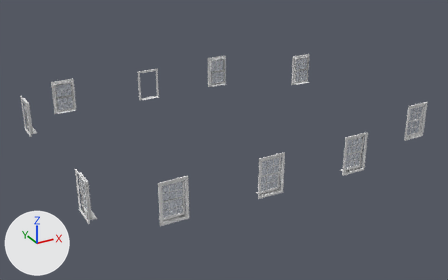
The glTF model na-project-portal/26-Projects/RB05__WestFarm/30__TrueVision__AppContent/DesignPhase01__ConceptDesign__Scheme-02/RB05__Storey__FirstFloor__ProposedWindows__MeshModel__.glb, before and after one commit.
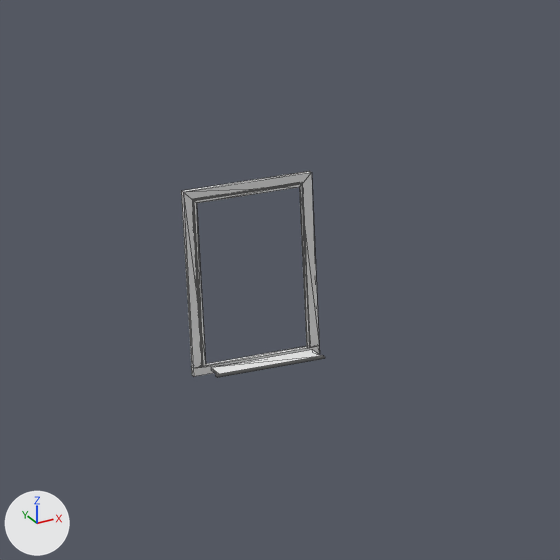
Old and new are each drawn whole from a 50 mm lens placed at (-2.35, -8.22, 19.24), pointed at (14.66, 22.71, 3.77) and again close up on the part from 24% to 44% of the width and 15% to 46% of the height. The lights are fixed; the arrows at lower left show +X, +Y and +Z. The last two pictures show the newer version. The close-ups show mesh edges as thin lines. Vertices at exactly the same position are counted once.

Before the edit, the objects in view are built like this:
```python
me_mesh_0_24__proposedbuilding__windows__default = bpy.data.meshes.new('Mesh_0_24__ProposedBuilding__Windows::Default')
me_mesh_0_24__proposedbuilding__windows__default.from_pydata(...)  # 542 vertices, 956 faces; spans x 12.39..25.49, y 16.84..31.06, z 4.0..6.24
me_mesh_0_24__proposedbuilding__windows__default.materials.append(mat_default)  # white #e7e7e7
ob_24__proposedbuilding__windows__default = bpy.data.objects.new('24__ProposedBuilding__Windows::Default', me_mesh_0_24__proposedbuilding__windows__default)
ob_24__proposedbuilding__windows__default.location = (0.0, 0.0, 0.0)
```
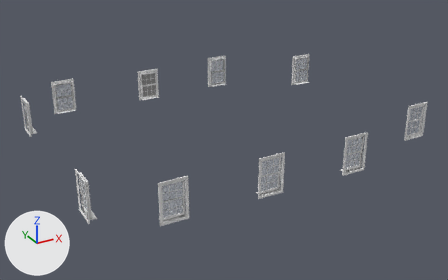
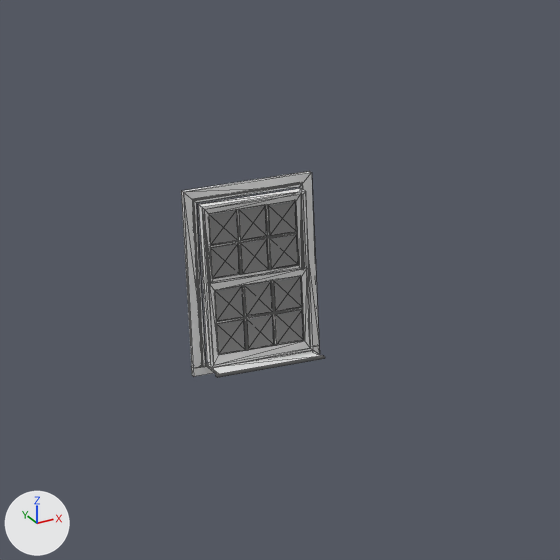
Boxes (x1, y1, x2, y2) around the edits, measured in the close-ups (560 x 560 px):
'24__ProposedBuilding__Windows::MAT101__Glass__ClearDefault1', added: after (209, 201, 304, 355)
part 1 of me_mesh_0_24__proposedbuilding__windows__default, added: after (205, 195, 305, 283)
part 2 of me_mesh_0_24__proposedbuilding__windows__default, added: after (217, 281, 303, 350)
part 3 of me_mesh_0_24__proposedbuilding__windows__default, added: after (211, 205, 297, 275)
part 4 of me_mesh_0_24__proposedbuilding__windows__default, built on: before (300, 193, 319, 348); after (198, 188, 319, 370)

Edits to the bpy script that builds the scene:
```text
Add mat_mat101__glass__cleardefault1:
    mat_mat101__glass__cleardefault1 = principled_material('MAT101__Glass__ClearDefault1')
    mat_mat101__glass__cleardefault1.base_color = (0.278, 0.278, 0.278)  # grey #909090
    mat_mat101__glass__cleardefault1.roughness = 1.0
Change me_mesh_0_24__proposedbuilding__windows__default:
    used by ob_24__proposedbuilding__windows__default; location = (0.0, 0.0, 0.0)
    remove me_mesh_0_24__proposedbuilding__windows__default.from_pydata(...)  # 542 vertices, 956 faces; spans x 12.39..25.49, y 16.84..31.06, z 4.0..6.24
    add me_mesh_0_24__proposedbuilding__windows__default.from_pydata(...)  # 718 vertices, 1304 faces; spans x 12.39..25.49, y 16.84..31.06, z 4.0..6.24
    me_mesh_0_24__proposedbuilding__windows__default part 1: a new loose piece of 60 vertices spanning x 12.56..13.7, y 30.89..30.95, z 5.11..6.06, in mat_default (white #e7e7e7)
    me_mesh_0_24__proposedbuilding__windows__default part 2: a new loose piece of 40 vertices spanning x 12.62..13.63, y 30.84..30.88, z 4.39..5.14, in mat_default (white #e7e7e7)
    me_mesh_0_24__proposedbuilding__windows__default part 3: a new loose piece of 40 vertices spanning x 12.62..13.63, y 30.9..30.94, z 5.24..5.98, in mat_default (white #e7e7e7)
    me_mesh_0_24__proposedbuilding__windows__default part 4
    8 faces are deleted
    28 vertices are added at x 12.53..13.73, y 30.83..31.01, z 4.24..6.09
    8 new vertices lie (0.0, 0.12, 0.0) away from vertices in x 12.53..13.73, y 30.83..30.84, z 4.26..6.09
    84 new faces join them
Add me_mesh_2_24__proposedbuilding__windows__mat101__glass__cleardefault1:
    me_mesh_2_24__proposedbuilding__windows__mat101__glass__cleardefault1.from_pydata(...)  # 96 vertices, 144 faces; spans x 12.62..13.63, y 30.85..30.93, z 4.39..5.98
    me_mesh_2_24__proposedbuilding__windows__mat101__glass__cleardefault1.materials.append(mat_mat101__glass__cleardefault1)  # grey #909090
Add ob_24__proposedbuilding__windows__mat101__glass__cleardefault1:
    ob_24__proposedbuilding__windows__mat101__glass__cleardefault1 = bpy.data.objects.new('24__ProposedBuilding__Windows::MAT101__Glass__ClearDefault1', me_mesh_2_24__proposedbuilding__windows__mat101__glass__cleardefault1)
    ob_24__proposedbuilding__windows__mat101__glass__cleardefault1.location = (0.0, 0.0, 0.0)
```
